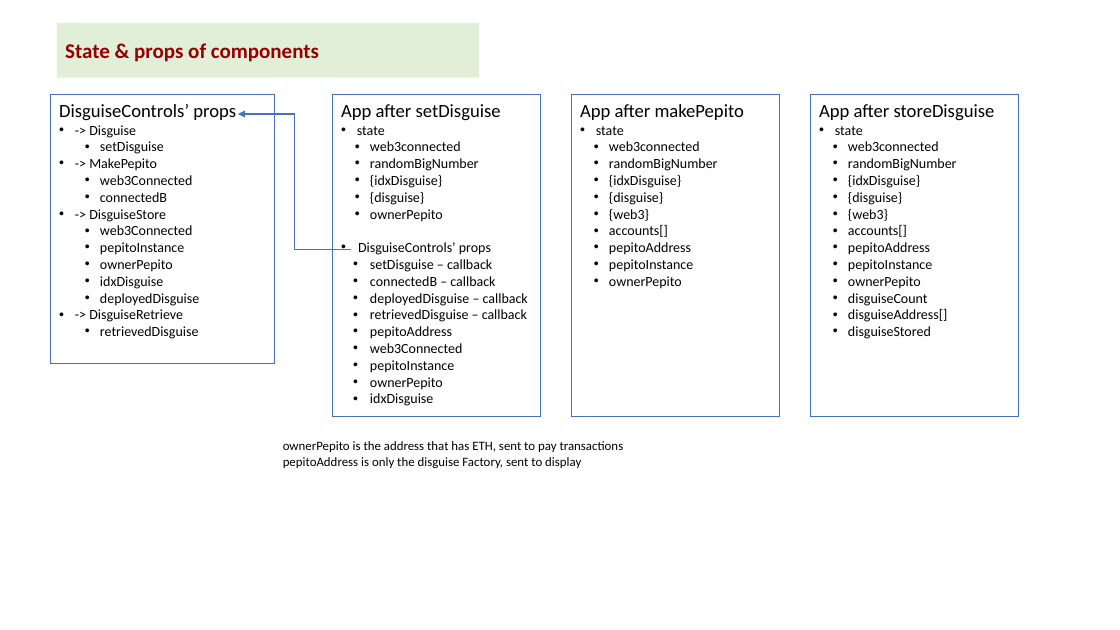
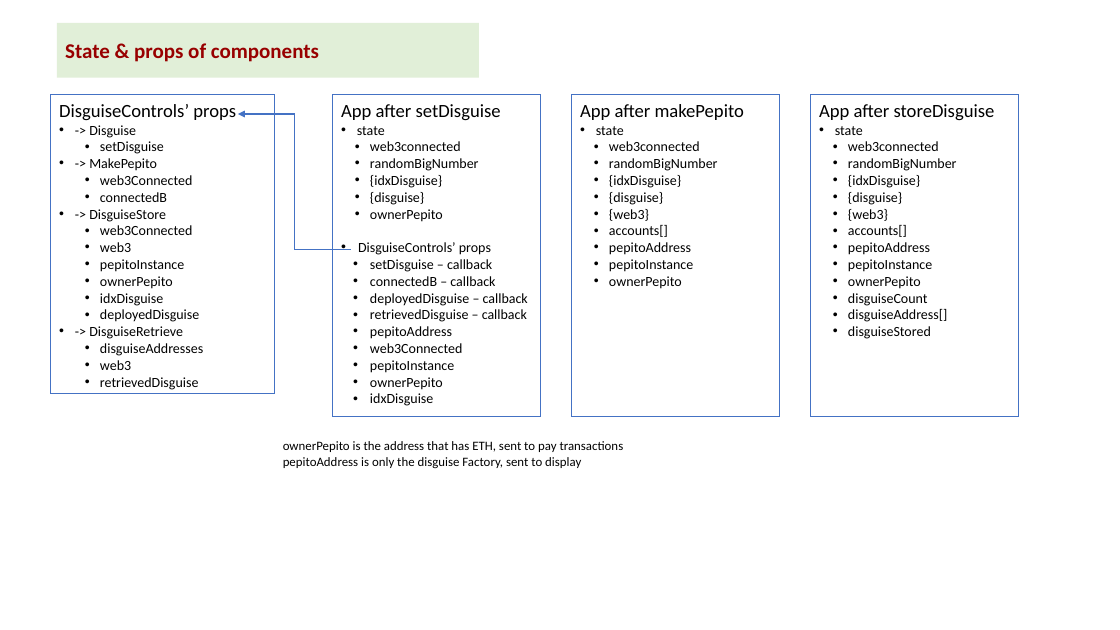
Before and after one commit to kvutien/Project-Machu-Picchu-2020, a slide deck: slide 6 of Pepito/Final Project Design.pptx. Drawn at 1120x630 pixels with LibreOffice and Linux fonts; fonts in the diff are those of the drawing. Boxes give left, top, right and bottom in pixels: in the first picture for what was removed or moved away, otherwise in the second. Text is boxed around its words. In the diff, an @@ line names an element or a change of style, - is before the commit and + after.

Commit message:
added retrieved 1st disguise

```diff
--- a/Pepito/Final Project Design.pptx
+++ b/Pepito/Final Project Design.pptx
@@ rectangle "DisguiseControls’ props": place and size @@
-rectangle "DisguiseControls’ props" at (51,95,276,365)
+rectangle "DisguiseControls’ props" at (51,95,276,394)
@@ text in rectangle at (100,242,131,252): paragraph added @@
+  • web3
@@ text in rectangle at (100,343,203,370): paragraphs added @@
+  • disguiseAddresses
+  • web3
```
Also in this commit, not shown: 14 other files.
